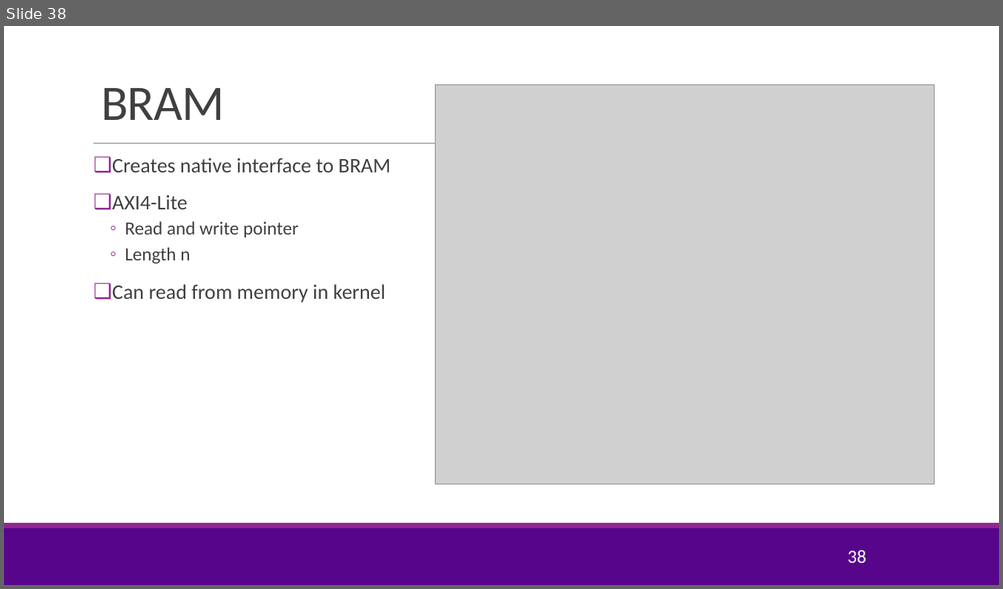
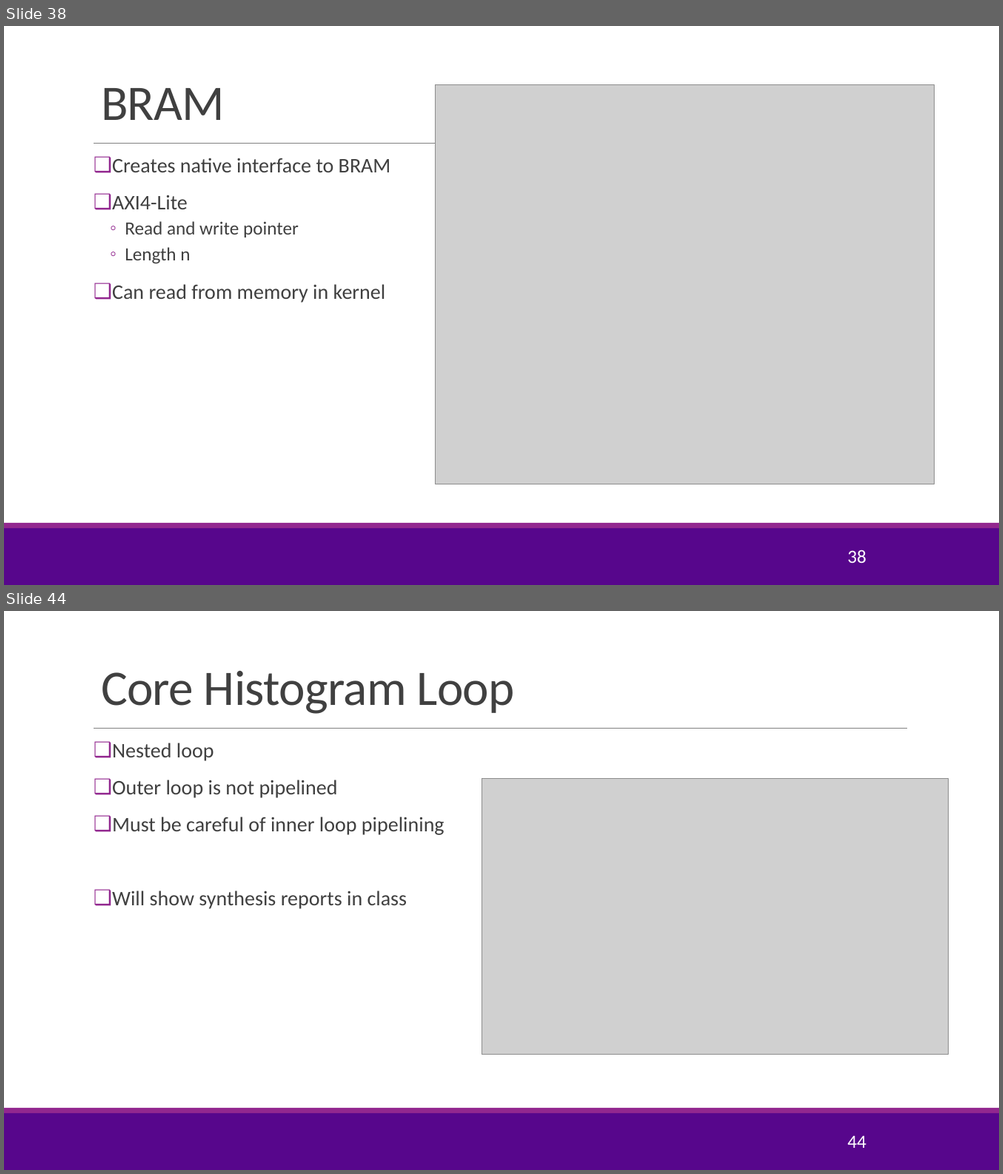
Before and after one commit to tonykorycki/hwdesign, a slide deck: units/unit08_sharedmem/sharedmem.pptx. Shown one above the other, each under a label of ours: slide 38 before the commit, slides 38 and 44 after it; the slides between them are not shown. The pictures are 1003x589 and 1003x1174 pixels, drawn with LibreOffice and Linux fonts; fonts in the diff are those of the drawing; grey boxes stand for pictures; background and template pictures are left out. Boxes give left, top, right and bottom in pixels: in the first picture for what was removed or moved away, otherwise in the second. Text is boxed around its words. In the diff, an @@ line names an element or a change of style, - is before the commit and + after.

```diff
--- a/units/unit08_sharedmem/sharedmem.pptx
+++ b/units/unit08_sharedmem/sharedmem.pptx
@@ slide 44 added at (4,611,999,1170), background #FFFFFF; not listed: 3 template elements that a slide beside it also shows @@
@@ title added at (101,671,515,714), 48 pt, text #404040 @@
+Core Histogram Loop
@@ text added at (112,743,444,909), 20 pt, text #404040 @@
+❑ Nested loop
+❑ Outer loop is not pipelined
+❑ Must be careful of inner loop pipelining
+❑ Will show synthesis reports in class
@@ picture added at (481,779,948,1055) @@
@@ page number added at (847,1136,866,1148), 18 pt, text #FFFFFF @@
+44
```
Also in this commit, not shown: 8 other slides added, 3 other files.
